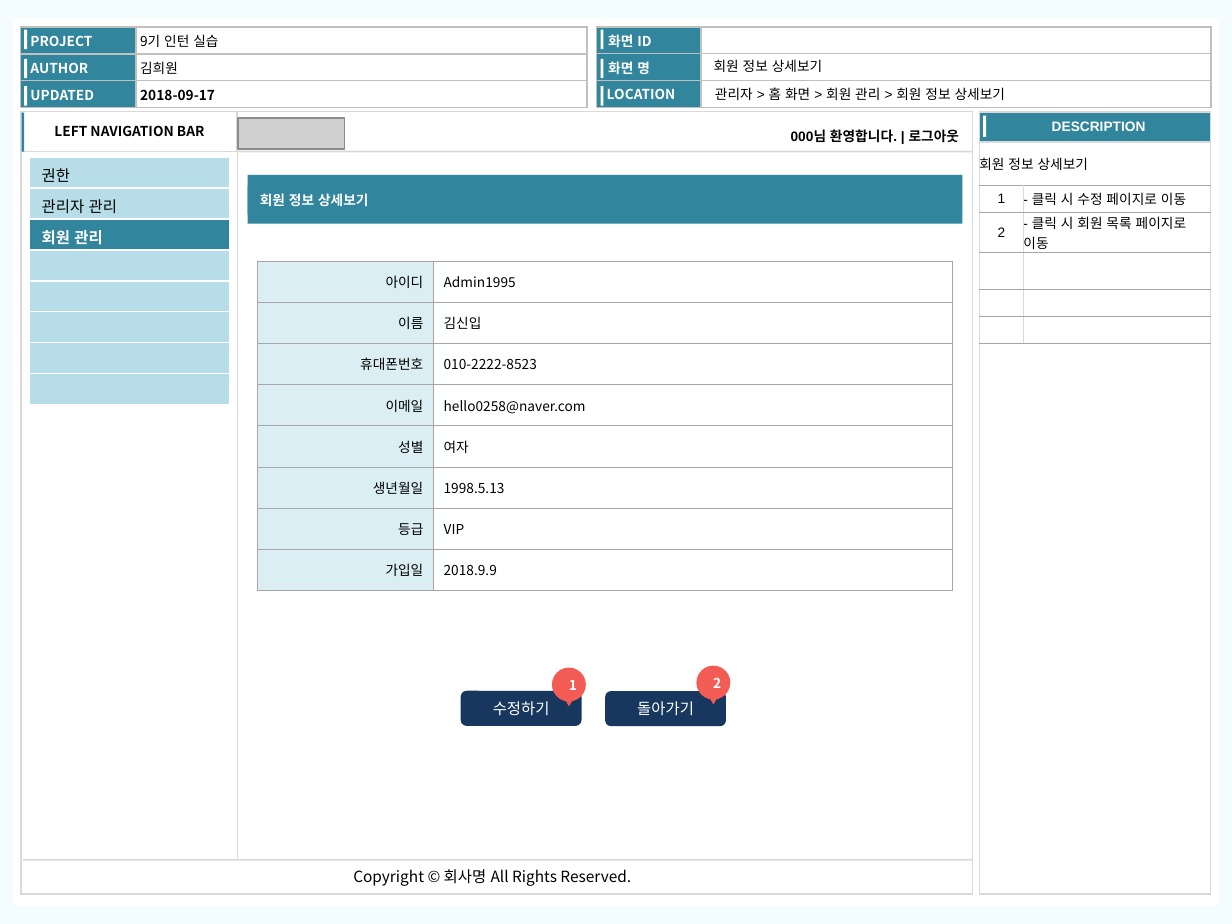
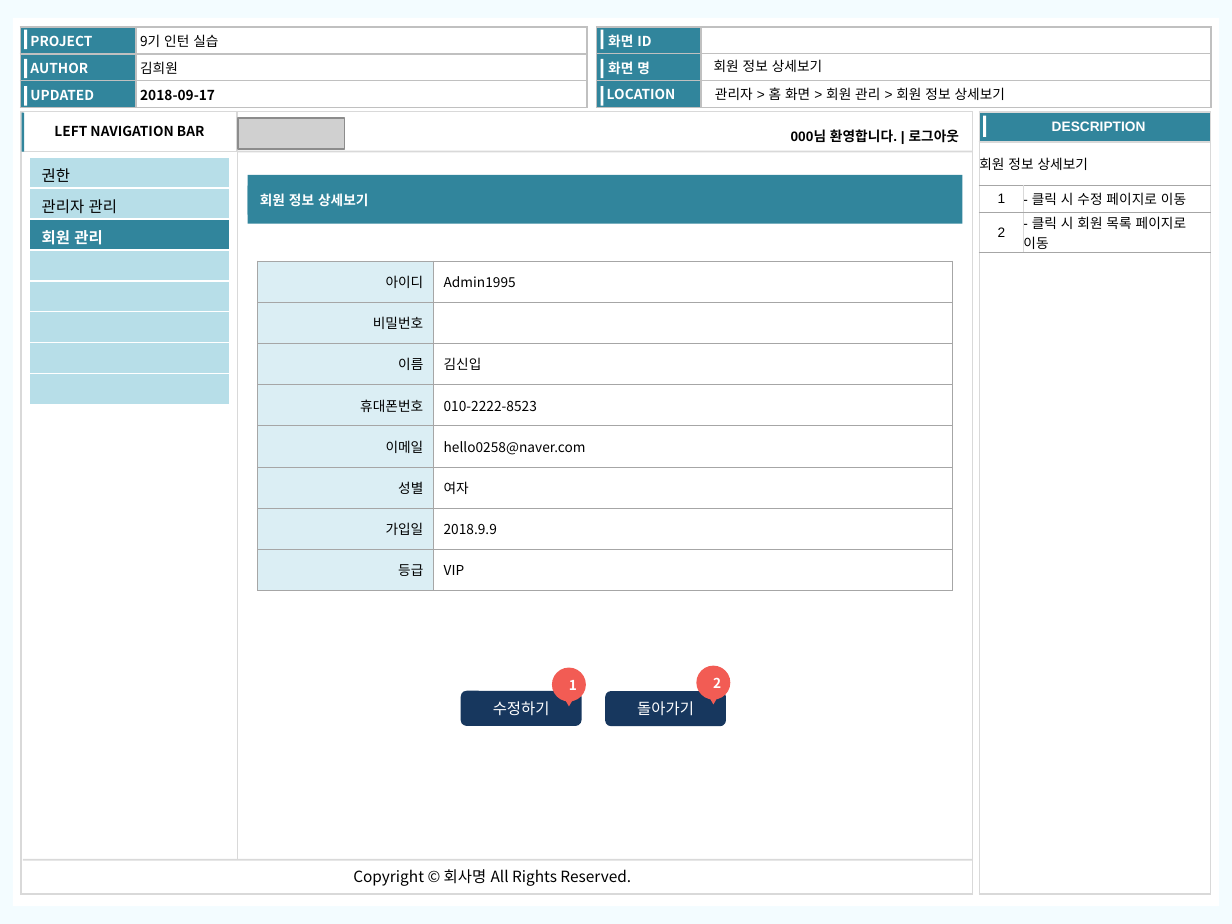
Before and after one commit to kimheewon/project, a slide deck: slide 17 of Document/관리자 화면정의서.pptx. Drawn at 1232x924 pixels with LibreOffice and Linux fonts; fonts in the diff are those of the drawing; grey boxes stand for pictures. Boxes give left, top, right and bottom in pixels: in the first picture for what was removed or moved away, otherwise in the second. Text is boxed around its words. In the diff, an @@ line names an element or a change of style, - is before the commit and + after.

```diff
--- a/Document/관리자 화면정의서.pptx
+++ b/Document/관리자 화면정의서.pptx
@@ table at [979, 142, 1211, 257] @@
-row 4:  | 
-row 5:  | 
-row 6:  | 
@@ table at [257, 261, 952, 591] @@
+row 2: 비밀번호 | 
-row 7, column 1: 생년월일
+row 7, column 1: 가입일
-row 7, column 2: 1998.5.13
+row 7, column 2: 2018.9.9
-row 8: 가입일 | 2018.9.9
```
Also in this commit, not shown: 7 other slides changed, 16 other files.
